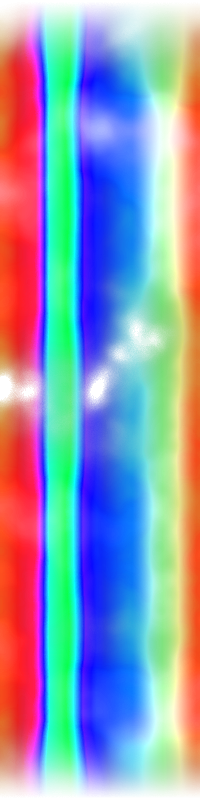
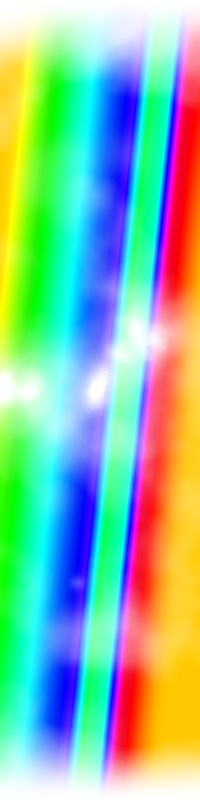
Layered file, before and after one edit (w=200, h=800). Changes by layer:
added layer "Layer 1 copy" (screen) above "Layer 1" over [0, 2, 200, 798]
hid "Layer 1", opacity 100% → 50%, painted on it over [0, 2, 200, 798]
hid "Layer 0", painted on it over [0, 2, 200, 798]
